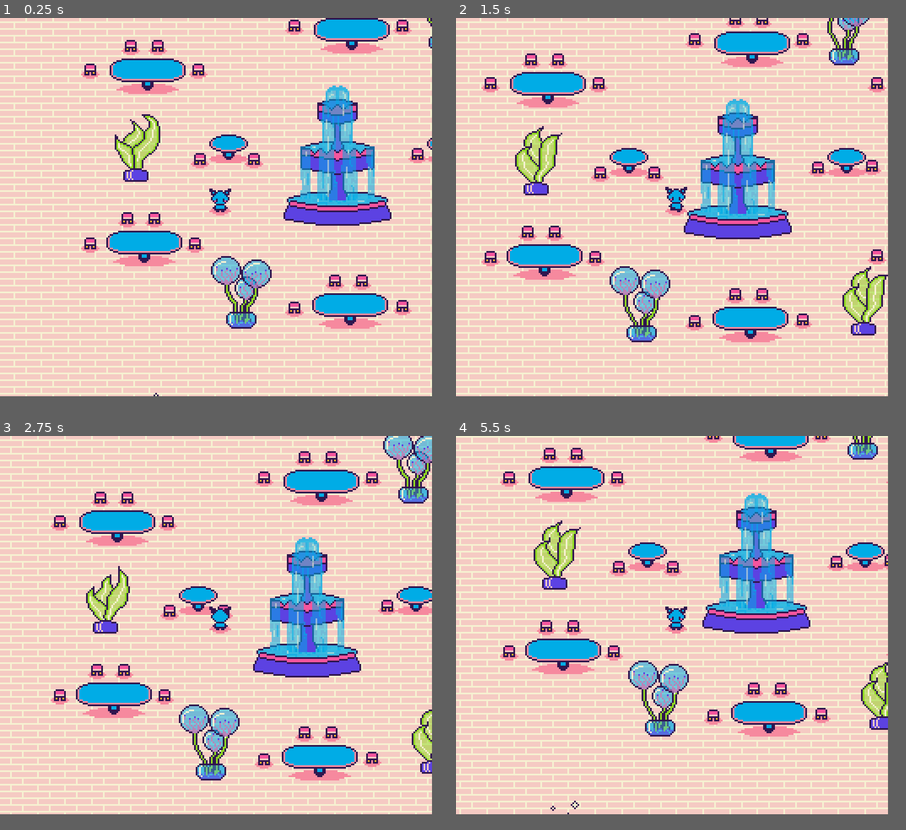
Above: before the commit, frames 1-4 (two rows, left to right).
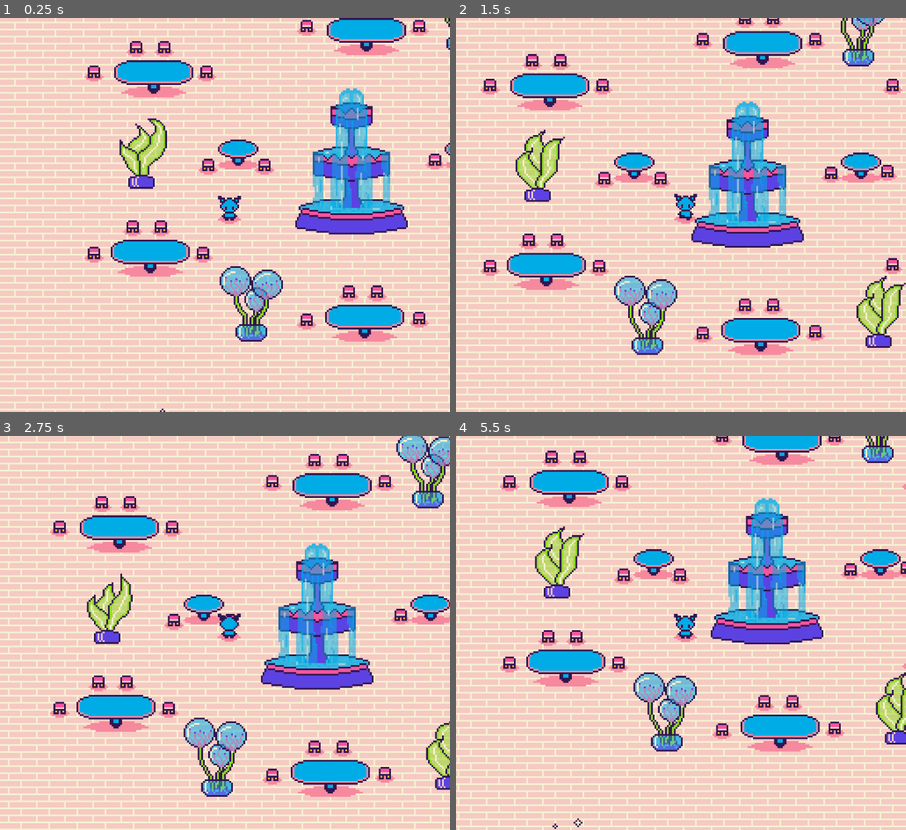
Above: after the commit, the same moments.

Repository: Julieta2200/Cosmic-Drifters
Game: Godot game, scene res://project/level_1/level_1.tscn
The game is run twice, just before and just after one commit, with the same random seed, the same clock (stepped at 60 frames per second) and the same inputs.
Inputs (mouse positions are in pixels of both pictures, inside the frame that each line leads up to):
- Up to frame 1 (0.25 s): no input
- Up to frame 2 (1.5 s): move the mouse to (766, 187) at 0.52 s; click (766, 187) at 0.67 s; move the mouse to (586, 226) at 1.27 s; click (586, 226) at 1.42 s
- Up to frame 3 (2.75 s): move the mouse to (261, 542) at 2.02 s; click (261, 542) at 2.17 s
- Up to frame 4 (5.5 s): move the mouse to (649, 699) at 2.77 s; click (649, 699) at 2.92 s; move the mouse to (802, 680) at 3.52 s; click (802, 680) at 3.67 s; move the mouse to (541, 569) at 4.27 s; click (541, 569) at 4.42 s; move the mouse to (694, 625) at 5.02 s; click (694, 625) at 5.17 s
In our replay, the window is 768x672 before the commit and 800x700 after it. These sizes can differ from the game's own. Grey fills any space a smaller window leaves; there, only what the larger window draws over its background counts as a difference.

The runs differ from the first frame. In frame 1, 45% of the frame differs, in the area x 0-100%, y 0-100%; in frame 2, 44%; in frame 3, 50%; in frame 4, 49%.

Commit message:
expanded 16px

Diff:
--- a/project.godot
+++ b/project.godot
@@ -17,8 +17,8 @@
 
 [display]
 
-window/size/viewport_width=256
-window/size/viewport_height=224
+window/size/viewport_width=4096
+window/size/viewport_height=3584
 window/size/window_width_override=1024
 window/size/window_height_override=896
 window/stretch/mode="viewport"
--- a/project/level_1/level_1.tscn
+++ b/project/level_1/level_1.tscn
@@ -345,52 +345,64 @@
 [node name="details" type="Node2D" parent="."]
 
 [node name="TileMap" type="TileMap" parent="details"]
+scale = Vector2(16, 16)
 tile_set = SubResource("TileSet_4kbvj")
 format = 2
 layer_0/tile_data = PackedInt32Array(0, 0, 0, 1, 0, 0, 2, 0, 0, 3, 0, 0, 4, 0, 0, 5, 0, 0, 6, 0, 0, 7, 0, 0, 8, 0, 0, 9 …(13891 unchanged characters)…
 
 [node name="Wall" type="Sprite2D" parent="details"]
-position = Vector2(289, 30)
+position = Vector2(4624, 480)
+scale = Vector2(16, 16)
 texture = ExtResource("2_dql83")
 
 [node name="GamingMachine" type="Sprite2D" parent="details"]
-position = Vector2(111, 44)
+position = Vector2(1776, 704)
+scale = Vector2(16, 16)
 texture = ExtResource("3_vw5no")
 
 [node name="Galagrama" type="Sprite2D" parent="details"]
-position = Vector2(113, 11)
+position = Vector2(1808, 176)
+scale = Vector2(16, 16)
 texture = ExtResource("4_28ynh")
 
 [node name="Bar" type="Sprite2D" parent="details"]
-position = Vector2(312, 45)
+position = Vector2(4992, 720)
+scale = Vector2(16, 16)
 texture = ExtResource("5_gi08y")
 
 [node name="SecurityRoom" type="Sprite2D" parent="details"]
-position = Vector2(-68, 161)
+position = Vector2(-1088, 2576)
+scale = Vector2(16, 16)
 texture = ExtResource("6_40ikp")
 
 [node name="ManagerRoom" type="Sprite2D" parent="details"]
-position = Vector2(-68, 269)
+position = Vector2(-1088, 4304)
+scale = Vector2(16, 16)
 texture = ExtResource("7_1rb70")
 
 [node name="ManagerRoom2" type="Sprite2D" parent="details"]
-position = Vector2(645, 167)
+position = Vector2(10320, 2672)
+scale = Vector2(16, 16)
 texture = ExtResource("7_1rb70")
 
 [node name="Carpet" type="Sprite2D" parent="details"]
-position = Vector2(-64, 285)
+position = Vector2(-1024, 4560)
+scale = Vector2(16, 16)
 texture = ExtResource("8_s8wtl")
 
 [node name="Wall(1)" type="Sprite2D" parent="details"]
-position = Vector2(645, 277)
+position = Vector2(10320, 4432)
+scale = Vector2(16, 16)
 texture = ExtResource("9_6mwdq")
 
 [node name="Wall2" type="Sprite2D" parent="details"]
-position = Vector2(-68, 126)
+position = Vector2(-1088, 2016)
+scale = Vector2(16, 16)
 texture = ExtResource("2_66qcg")
 
 [node name="Floor" type="Sprite2D" parent="details"]
-position = Vector2(645, 277)
+position = Vector2(10320, 4432)
+scale = Vector2(16, 16)
 texture = ExtResource("11_qytns")
 
 [node name="details_y_sort_enabled" type="Node2D" parent="."]
@@ -400,58 +412,70 @@
 y_sort_enabled = true
 
 [node name="Plant2" type="Sprite2D" parent="details_y_sort_enabled/plant"]
-position = Vector2(197, 545)
+position = Vector2(3152, 8720)
+scale = Vector2(16, 16)
 texture = ExtResource("23_8goi7")
 
 [node name="Plant1" type="Sprite2D" parent="details_y_sort_enabled/plant"]
-position = Vector2(220, 545)
+position = Vector2(3520, 8720)
+scale = Vector2(16, 16)
 texture = ExtResource("24_6tpyt")
 flip_h = true
 
 [node name="Plant7" type="Sprite2D" parent="details_y_sort_enabled/plant"]
-position = Vector2(251, 545)
+position = Vector2(4016, 8720)
+scale = Vector2(16, 16)
 texture = ExtResource("23_8goi7")
 
 [node name="Plant8" type="Sprite2D" parent="details_y_sort_enabled/plant"]
-position = Vector2(274, 545)
+position = Vector2(4384, 8720)
+scale = Vector2(16, 16)
 texture = ExtResource("24_6tpyt")
 flip_h = true
 
 [node name="Plant9" type="Sprite2D" parent="details_y_sort_enabled/plant"]
-position = Vector2(305, 545)
+position = Vector2(4880, 8720)
+scale = Vector2(16, 16)
 texture = ExtResource("23_8goi7")
 
 [node name="Plant10" type="Sprite2D" parent="details_y_sort_enabled/plant"]
-position = Vector2(328, 545)
+position = Vector2(5248, 8720)
+scale = Vector2(16, 16)
 texture = ExtResource("24_6tpyt")
 flip_h = true
 
 [node name="Plant11" type="Sprite2D" parent="details_y_sort_enabled/plant"]
-position = Vector2(359, 545)
+position = Vector2(5744, 8720)
+scale = Vector2(16, 16)
 texture = ExtResource("23_8goi7")
 
 [node name="Plant12" type="Sprite2D" parent="details_y_sort_enabled/plant"]
-position = Vector2(382, 545)
+position = Vector2(6112, 8720)
+scale = Vector2(16, 16)
 texture = ExtResource("24_6tpyt")
 flip_h = true
 
 [node name="Plant6" type="Sprite2D" parent="details_y_sort_enabled/plant"]
-position = Vector2(-11, 317)
+position = Vector2(-176, 5072)
+scale = Vector2(16, 16)
 texture = ExtResource("25_m3uav")
 offset = Vector2(0, -5)
 
 [node name="Plant5" type="Sprite2D" parent="details_y_sort_enabled/plant"]
-position = Vector2(-8, 261)
+position = Vector2(-128, 4176)
+scale = Vector2(16, 16)
 texture = ExtResource("25_m3uav")
 offset = Vector2(0, -5)
 
 [node name="Plant4" type="Sprite2D" parent="details_y_sort_enabled/plant"]
-position = Vector2(-40, 157)
+position = Vector2(-640, 2512)
+scale = Vector2(16, 16)
 texture = ExtResource("25_m3uav")
 offset = Vector2(0, -5)
 
 [node name="Plant3" type="Sprite2D" parent="details_y_sort_enabled/plant"]
-position = Vector2(-16, 157)
+position = Vector2(-256, 2512)
+scale = Vector2(16, 16)
 texture = ExtResource("25_m3uav")
 offset = Vector2(0, -5)
 
@@ -459,273 +483,328 @@
 y_sort_enabled = true
 
 [node name="TableBig7" type="Sprite2D" parent="details_y_sort_enabled/table"]
-position = Vector2(408, 268)
+position = Vector2(6528, 4288)
+scale = Vector2(16, 16)
 texture = ExtResource("26_bx45p")
 
 [node name="TableBig9" type="Sprite2D" parent="details_y_sort_enabled/table"]
-position = Vector2(408, 166)
+position = Vector2(6528, 2656)
+scale = Vector2(16, 16)
 texture = ExtResource("26_bx45p")
 
 [node name="TableBig11" type="Sprite2D" parent="details_y_sort_enabled/table"]
-position = Vector2(179, 166)
+position = Vector2(2864, 2656)
+scale = Vector2(16, 16)
 texture = ExtResource("26_bx45p")
 
 [node name="TableBig13" type="Sprite2D" parent="details_y_sort_enabled/table"]
-position = Vector2(177, 268)
+position = Vector2(2832, 4288)
+scale = Vector2(16, 16)
 texture = ExtResource("26_bx45p")
 
 [node name="TableBig15" type="Sprite2D" parent="details_y_sort_enabled/table"]
-position = Vector2(300, 143)
+position = Vector2(4800, 2288)
+scale = Vector2(16, 16)
 texture = ExtResource("26_bx45p")
 offset = Vector2(0, -1)
 
 [node name="TableBig4" type="Sprite2D" parent="details_y_sort_enabled/table"]
-position = Vector2(298, 309)
+position = Vector2(4768, 4944)
+scale = Vector2(16, 16)
 texture = ExtResource("26_bx45p")
 offset = Vector2(1, -4)
 
 [node name="TableSmall" type="Sprite2D" parent="details_y_sort_enabled/table"]
-position = Vector2(356, 209)
+position = Vector2(5696, 3344)
+scale = Vector2(16, 16)
 texture = ExtResource("27_jg0wp")
 
 [node name="TableSmall2" type="Sprite2D" parent="details_y_sort_enabled/table"]
-position = Vector2(227, 209)
+position = Vector2(3632, 3344)
+scale = Vector2(16, 16)
 texture = ExtResource("27_jg0wp")
 
 [node name="Table3" type="Sprite2D" parent="details_y_sort_enabled/table"]
-position = Vector2(432, 56)
+position = Vector2(6912, 896)
+scale = Vector2(16, 16)
 texture = ExtResource("28_u0job")
 
 [node name="ManagerTable" type="Sprite2D" parent="details_y_sort_enabled/table"]
-position = Vector2(-64, 296)
+position = Vector2(-1024, 4736)
+scale = Vector2(16, 16)
 texture = ExtResource("29_rw71g")
 
 [node name="Table(1)" type="Sprite2D" parent="details_y_sort_enabled/table"]
-position = Vector2(644, 291)
+position = Vector2(10304, 4656)
+scale = Vector2(16, 16)
 texture = ExtResource("38_uwreu")
 offset = Vector2(2, -18)
 
 [node name="door" type="Node2D" parent="details_y_sort_enabled"]
 
 [node name="Door3" type="Sprite2D" parent="details_y_sort_enabled/door"]
-position = Vector2(571, 193)
+position = Vector2(9136, 3088)
+scale = Vector2(16, 16)
 texture = ExtResource("30_ptdti")
 flip_h = true
 
 [node name="Door4" type="Sprite2D" parent="details_y_sort_enabled/door"]
-position = Vector2(571, 293)
+position = Vector2(9136, 4688)
+scale = Vector2(16, 16)
 texture = ExtResource("30_ptdti")
 flip_h = true
 
 [node name="Door5" type="Sprite2D" parent="details_y_sort_enabled/door"]
-position = Vector2(570, 381)
+position = Vector2(9120, 6096)
+scale = Vector2(16, 16)
 texture = ExtResource("30_ptdti")
 flip_h = true
 
 [node name="Door" type="Sprite2D" parent="details_y_sort_enabled/door"]
-position = Vector2(206, 35)
+position = Vector2(3296, 560)
+scale = Vector2(16, 16)
 texture = ExtResource("31_6gfxv")
 
 [node name="Door1" type="Sprite2D" parent="details_y_sort_enabled/door"]
-position = Vector2(7, 178.999)
+position = Vector2(112, 2863.98)
+scale = Vector2(16, 16)
 texture = ExtResource("30_ptdti")
 
 [node name="Door2" type="Sprite2D" parent="details_y_sort_enabled/door"]
-position = Vector2(7, 290)
+position = Vector2(112, 4640)
+scale = Vector2(16, 16)
 texture = ExtResource("30_ptdti")
 
 [node name="chair" type="Node2D" parent="details_y_sort_enabled"]
 y_sort_enabled = true
 
 [node name="Chair1" type="Sprite2D" parent="details_y_sort_enabled/chair"]
-position = Vector2(331, 304)
+position = Vector2(5296, 4864)
+scale = Vector2(16, 16)
 texture = ExtResource("21_7xcaq")
 
 [node name="Chair2" type="Sprite2D" parent="details_y_sort_enabled/chair"]
-position = Vector2(307, 289)
+position = Vector2(4912, 4624)
+scale = Vector2(16, 16)
 texture = ExtResource("21_7xcaq")
 
 [node name="Chair3" type="Sprite2D" parent="details_y_sort_enabled/chair"]
-position = Vector2(291, 289)
+position = Vector2(4656, 4624)
+scale = Vector2(16, 16)
 texture = ExtResource("21_7xcaq")
 
 [node name="Chair4" type="Sprite2D" parent="details_y_sort_enabled/chair"]
-position = Vector2(267, 305)
+position = Vector2(4272, 4880)
+scale = Vector2(16, 16)
 texture = ExtResource("21_7xcaq")
 
 [node name="Chair7" type="Sprite2D" parent="details_y_sort_enabled/chair"]
-position = Vector2(439, 266)
+position = Vector2(7024, 4256)
+scale = Vector2(16, 16)
 texture = ExtResource("21_7xcaq")
 
 [node name="Chair8" type="Sprite2D" parent="details_y_sort_enabled/chair"]
-position = Vector2(415, 252)
+position = Vector2(6640, 4032)
+scale = Vector2(16, 16)
 texture = ExtResource("21_7xcaq")
 
 [node name="Chair9" type="Sprite2D" parent="details_y_sort_enabled/chair"]
-position = Vector2(399, 252)
+position = Vector2(6384, 4032)
+scale = Vector2(16, 16)
 texture = ExtResource("21_7xcaq")
 
 [node name="Chair10" type="Sprite2D" parent="details_y_sort_enabled/chair"]
-position = Vector2(375, 266)
+position = Vector2(6000, 4256)
+scale = Vector2(16, 16)
 texture = ExtResource("21_7xcaq")
 
 [node name="Chair11" type="Sprite2D" parent="details_y_sort_enabled/chair"]
-position = Vector2(439, 164)
+position = Vector2(7024, 2624)
+scale = Vector2(16, 16)
 texture = ExtResource("21_7xcaq")
 
 [node name="Chair12" type="Sprite2D" parent="details_y_sort_enabled/chair"]
-position = Vector2(415, 150)
+position = Vector2(6640, 2400)
+scale = Vector2(16, 16)
 texture = ExtResource("21_7xcaq")
 
 [node name="Chair13" type="Sprite2D" parent="details_y_sort_enabled/chair"]
-position = Vector2(399, 150)
+position = Vector2(6384, 2400)
+scale = Vector2(16, 16)
 texture = ExtResource("21_7xcaq")
 
 [node name="Chair14" type="Sprite2D" parent="details_y_sort_enabled/chair"]
-position = Vector2(375, 164)
+position = Vector2(6000, 2624)
+scale = Vector2(16, 16)
 texture = ExtResource("21_7xcaq")
 
 [node name="Chair15" type="Sprite2D" parent="details_y_sort_enabled/chair"]
-position = Vector2(210, 164)
+position = Vector2(3360, 2624)
+scale = Vector2(16, 16)
 texture = ExtResource("21_7xcaq")
 
 [node name="Chair16" type="Sprite2D" parent="details_y_sort_enabled/chair"]
-position = Vector2(186, 150)
+position = Vector2(2976, 2400)
+scale = Vector2(16, 16)
 texture = ExtResource("21_7xcaq")
 
 [node name="Chair17" type="Sprite2D" parent="details_y_sort_enabled/chair"]
-position = Vector2(170, 150)
+position = Vector2(2720, 2400)
+scale = Vector2(16, 16)
 texture = ExtResource("21_7xcaq")
 
 [node name="Chair18" type="Sprite2D" parent="details_y_sort_enabled/chair"]
-position = Vector2(146, 164)
+position = Vector2(2336, 2624)
+scale = Vector2(16, 16)
 texture = ExtResource("21_7xcaq")
 
 [node name="Chair19" type="Sprite2D" parent="details_y_sort_enabled/chair"]
-position = Vector2(208, 267)
+position = Vector2(3328, 4272)
+scale = Vector2(16, 16)
 texture = ExtResource("21_7xcaq")
 
 [node name="Chair20" type="Sprite2D" parent="details_y_sort_enabled/chair"]
-position = Vector2(184, 252)
+position = Vector2(2944, 4032)
+scale = Vector2(16, 16)
 texture = ExtResource("21_7xcaq")
 
 [node name="Chair21" type="Sprite2D" parent="details_y_sort_enabled/chair"]
-position = Vector2(168, 252)
+position = Vector2(2688, 4032)
+scale = Vector2(16, 16)
 texture = ExtResource("21_7xcaq")
 
 [node name="Chair22" type="Sprite2D" parent="details_y_sort_enabled/chair"]
-position = Vector2(146, 267)
+position = Vector2(2336, 4272)
+scale = Vector2(16, 16)
 texture = ExtResource("21_7xcaq")
 
 [node name="Chair23" type="Sprite2D" parent="details_y_sort_enabled/chair"]
-position = Vector2(331, 138)
+position = Vector2(5296, 2208)
+scale = Vector2(16, 16)
 texture = ExtResource("21_7xcaq")
 
 [node name="Chair24" type="Sprite2D" parent="details_y_sort_enabled/chair"]
-position = Vector2(307, 126)
+position = Vector2(4912, 2016)
+scale = Vector2(16, 16)
 texture = ExtResource("21_7xcaq")
 
 [node name="Chair25" type="Sprite2D" parent="details_y_sort_enabled/chair"]
-position = Vector2(291, 126)
+position = Vector2(4656, 2016)
+scale = Vector2(16, 16)
 texture = ExtResource("21_7xcaq")
 
 [node name="Chair26" type="Sprite2D" parent="details_y_sort_enabled/chair"]
-position = Vector2(267, 139)
+position = Vector2(4272, 2224)
+scale = Vector2(16, 16)
 texture = ExtResource("21_7xcaq")
 offset = Vector2(0, -1)
 
 [node name="Chair5" type="Sprite2D" parent="details_y_sort_enabled/chair"]
-position = Vector2(-64, 314)
+position = Vector2(-1024, 5024)
+scale = Vector2(16, 16)
 texture = ExtResource("22_a1tga")
 
 [node name="Chair6" type="Sprite2D" parent="details_y_sort_enabled/chair"]
-position = Vector2(-64, 208)
+position = Vector2(-1024, 3328)
+scale = Vector2(16, 16)
 texture = ExtResource("22_a1tga")
 
 [node name="Chair27" type="Sprite2D" parent="details_y_sort_enabled/chair"]
-position = Vector2(372, 213)
+position = Vector2(5952, 3408)
+scale = Vector2(16, 16)
 texture = ExtResource("21_7xcaq")
 
 [node name="Chair28" type="Sprite2D" parent="details_y_sort_enabled/chair"]
-position = Vector2(340, 214)
+position = Vector2(5440, 3424)
+scale = Vector2(16, 16)
 texture = ExtResource("21_7xcaq")
 
 [node name="Chair29" type="Sprite2D" parent="details_y_sort_enabled/chair"]
-position = Vector2(243, 217)
+position = Vector2(3888, 3472)
+scale = Vector2(16, 16)
 texture = ExtResource("21_7xcaq")
 
 [node name="Chair30" type="Sprite2D" parent="details_y_sort_enabled/chair"]
-position = Vector2(211, 217)
-texture = ExtResource("21_7xcaq")
-
-[node name="mushroom" type="Node2D" parent="details_y_sort_enabled"]
-y_sort_enabled = true
-
-[node name="kristal" type="Node2D" parent="details_y_sort_enabled"]
-y_sort_enabled = true
+position = Vector2(3376, 3472)
+scale = Vector2(16, 16)
+texture = ExtResource("21_7xcaq")
 
 [node name="Sofa" type="Sprite2D" parent="details_y_sort_enabled"]
-position = Vector2(-119, 173)
+position = Vector2(-1904, 2768)
+scale = Vector2(16, 16)
 texture = ExtResource("9_hdhm1")
 offset = Vector2(-5, 3)
 
 [node name="Locker1" type="Sprite2D" parent="details_y_sort_enabled"]
-position = Vector2(646, 147)
+position = Vector2(10336, 2352)
+scale = Vector2(16, 16)
 texture = ExtResource("11_jbiau")
 
 [node name="Locker2" type="Sprite2D" parent="details_y_sort_enabled"]
-position = Vector2(646, 211)
+position = Vector2(10336, 3376)
+scale = Vector2(16, 16)
 texture = ExtResource("12_oiage")
 offset = Vector2(0, -7)
 
 [node name="Bench" type="Sprite2D" parent="details_y_sort_enabled"]
-position = Vector2(675, 178)
+position = Vector2(10800, 2848)
+scale = Vector2(16, 16)
 texture = ExtResource("13_nx1ir")
 
 [node name="Bench2" type="Sprite2D" parent="details_y_sort_enabled"]
-position = Vector2(611, 178)
+position = Vector2(9776, 2848)
+scale = Vector2(16, 16)
 texture = ExtResource("13_nx1ir")
 
 [node name="Computer" type="Sprite2D" parent="details_y_sort_enabled"]
-position = Vector2(496, 48)
+position = Vector2(7936, 768)
+scale = Vector2(16, 16)
 texture = ExtResource("15_08wu6")
 
 [node name="OrderBoard" type="Sprite2D" parent="details_y_sort_enabled"]
-position = Vector2(431, 28)
+position = Vector2(6896, 448)
+scale = Vector2(16, 16)
 texture = ExtResource("16_a1qfs")
 
 [node name="Order(1)" type="Sprite2D" parent="details_y_sort_enabled"]
-position = Vector2(384, 40)
+position = Vector2(6144, 640)
+scale = Vector2(16, 16)
 texture = ExtResource("17_01yp3")
 
 [node name="Bookcase" type="Sprite2D" parent="details_y_sort_enabled"]
-position = Vector2(-113, 259)
+position = Vector2(-1808, 4144)
+scale = Vector2(16, 16)
 texture = ExtResource("18_wyra1")
 offset = Vector2(1, -11)
 
 [node name="Hanger" type="Sprite2D" parent="details_y_sort_enabled"]
-position = Vector2(-121, 311)
+position = Vector2(-1936, 4976)
+scale = Vector2(16, 16)
 texture = ExtResource("10_x7ti7")
 offset = Vector2(1, -11)
 
 [node name="SecuretyTable" type="Sprite2D" parent="details_y_sort_enabled"]
 y_sort_enabled = true
-position = Vector2(-64, 186)
+position = Vector2(-1024, 2976)
+scale = Vector2(16, 16)
 texture = ExtResource("14_l4uwd")
 offset = Vector2(0, 5)
 
 [node name="Sink" type="Sprite2D" parent="details_y_sort_enabled"]
-position = Vector2(625, 319)
+position = Vector2(10000, 5104)
+scale = Vector2(16, 16)
 texture = ExtResource("35_nfcmx")
 offset = Vector2(19, -42)
 
 [node name="Refrigerator" type="Sprite2D" parent="details_y_sort_enabled"]
-position = Vector2(589, 319)
+position = Vector2(9424, 5104)
+scale = Vector2(16, 16)
 texture = ExtResource("36_ol6cy")
 offset = Vector2(56, -42)
 
 [node name="GasStove" type="Sprite2D" parent="details_y_sort_enabled"]
-position = Vector2(679, 321)
+position = Vector2(10864, 5136)
+scale = Vector2(16, 16)
 texture = ExtResource("37_fup5s")
 offset = Vector2(-36, -44)
 
@@ -733,14 +812,16 @@
 y_sort_enabled = true
 
 [node name="seaweed_AnimatedSprite2D" type="AnimatedSprite2D" parent="details_y_sort_enabled/animation"]
-position = Vector2(173, 224)
+position = Vector2(2768, 3584)
+scale = Vector2(16, 16)
 sprite_frames = SubResource("SpriteFrames_1cs46")
 animation = &"seaweed"
 autoplay = "seaweed"
 offset = Vector2(0, -15)
 
 [node name="seaweed_AnimatedSprite2D2" type="AnimatedSprite2D" parent="details_y_sort_enabled/animation"]
-position = Vector2(367, 306)
+position = Vector2(5872, 4896)
+scale = Vector2(16, 16)
 sprite_frames = SubResource("SpriteFrames_1cs46")
 animation = &"seaweed"
 autoplay = "seaweed"
@@ -749,14 +830,16 @@
 offset = Vector2(0, -14)
 
 [node name="mushroom_AnimatedSprite2D2" type="AnimatedSprite2D" parent="details_y_sort_enabled/animation"]
-position = Vector2(19, 241)
+position = Vector2(304, 3856)
+scale = Vector2(16, 16)
 sprite_frames = SubResource("SpriteFrames_fr2qw")
 animation = &"mushroom"
 autoplay = "mushroom"
 offset = Vector2(-1, -11)
 
 [node name="mushroom_AnimatedSprite2D4" type="AnimatedSprite2D" parent="details_y_sort_enabled/animation"]
-position = Vector2(22, 403)
+position = Vector2(352, 6448)
+scale = Vector2(16, 16)
 sprite_frames = SubResource("SpriteFrames_fr2qw")
 animation = &"mushroom"
 autoplay = "mushroom"
@@ -765,7 +848,8 @@
 offset = Vector2(-1, -14)
 
 [node name="mushroom_AnimatedSprite2D3" type="AnimatedSprite2D" parent="details_y_sort_enabled/animation"]
-position = Vector2(559, 249)
+position = Vector2(8944, 3984)
+scale = Vector2(16, 16)
 sprite_frames = SubResource("SpriteFrames_fr2qw")
 animation = &"mushroom"
 autoplay = "mushroom"
@@ -774,20 +858,23 @@
 offset = Vector2(-2, -12)
 
 [node name="fountain_AnimatedSprite2D" type="AnimatedSprite2D" parent="details_y_sort_enabled/animation"]
-position = Vector2(293, 244)
+position = Vector2(4688, 3904)
+scale = Vector2(16, 16)
 sprite_frames = SubResource("SpriteFrames_5fcx6")
 animation = &"fountain"
 autoplay = "fountain"
 offset = Vector2(-3, -30)
 
 [node name="herb_AnimatedSprite2D2" type="AnimatedSprite2D" parent="details_y_sort_enabled/animation"]
-position = Vector2(354, 130)
+position = Vector2(5664, 2080)
+scale = Vector2(16, 16)
 sprite_frames = SubResource("SpriteFrames_8klqh")
 animation = &"herb"
 autoplay = "herb"
 
 [node name="herb_AnimatedSprite2D3" type="AnimatedSprite2D" parent="details_y_sort_enabled/animation"]
-position = Vector2(236, 308)
+position = Vector2(3776, 4928)
+scale = Vector2(16, 16)
 sprite_frames = SubResource("SpriteFrames_8klqh")
 animation = &"herb"
 autoplay = "herb"
@@ -796,14 +883,16 @@
 offset = Vector2(-2, -14)
 
 [node name="kristal_AnimatedSprite2D3" type="AnimatedSprite2D" parent="details_y_sort_enabled/animation"]
-position = Vector2(22, 61)
+position = Vector2(352, 976)
+scale = Vector2(16, 16)
 sprite_frames = SubResource("SpriteFrames_8r1ja")
 animation = &"kristal"
 autoplay = "kristal"
 offset = Vector2(2, -17)
 
 [node name="kristal_AnimatedSprite2D6" type="AnimatedSprite2D" parent="details_y_sort_enabled/animation"]
-position = Vector2(181, 399)
+position = Vector2(2896, 6384)
+scale = Vector2(16, 16)
 sprite_frames = SubResource("SpriteFrames_8r1ja")
 animation = &"kristal"
 autoplay = "kristal"
@@ -812,7 +901,8 @@
 offset = Vector2(1, -17)
 
 [node name="kristal_AnimatedSprite2D4" type="AnimatedSprite2D" parent="details_y_sort_enabled/animation"]
-position = Vector2(548, 62)
+position = Vector2(8768, 992)
+scale = Vector2(16, 16)
 sprite_frames = SubResource("SpriteFrames_8r1ja")
 animation = &"kristal"
 autoplay = "kristal"
@@ -822,7 +912,8 @@
 flip_h = true
 
 [node name="kristal_AnimatedSprite2D5" type="AnimatedSprite2D" parent="details_y_sort_enabled/animation"]
-position = Vector2(395, 397)
+position = Vector2(6320, 6352)
+scale = Vector2(16, 16)
 sprite_frames = SubResource("SpriteFrames_8r1ja")
 animation = &"kristal"
 autoplay = "kristal"
@@ -837,7 +928,9 @@
 }
 
 [node name="player" parent="." instance=ExtResource("25_6bfeo")]
-position = Vector2(222, 246)
+position = Vector2(3552, 3936)
+scale = Vector2(16, 16)
+speed = 800.0
 
 [node name="Camera2D" type="Camera2D" parent="player"]
 position = Vector2(-2, -1)
@@ -846,10 +939,12 @@
 
 [node name="CollisionPolygon2D" type="CollisionPolygon2D" parent="walking_area"]
 visible = false
+scale = Vector2(16, 16)
 polygon = PackedVector2Array(0, 416, 0, 323, -45, 323, -61, 316, -69, 316, -61, 313, -60, 308, -39, 308, -32, 301, -32, …(1758 unchanged characters)…
 
 [node name="NavigationRegion2D" type="NavigationRegion2D" parent="."]
 visible = false
+scale = Vector2(16, 16)
 navigation_polygon = SubResource("NavigationPolygon_bs06d")
 
 [node name="game_manager" parent="." instance=ExtResource("34_h4sxy")]
